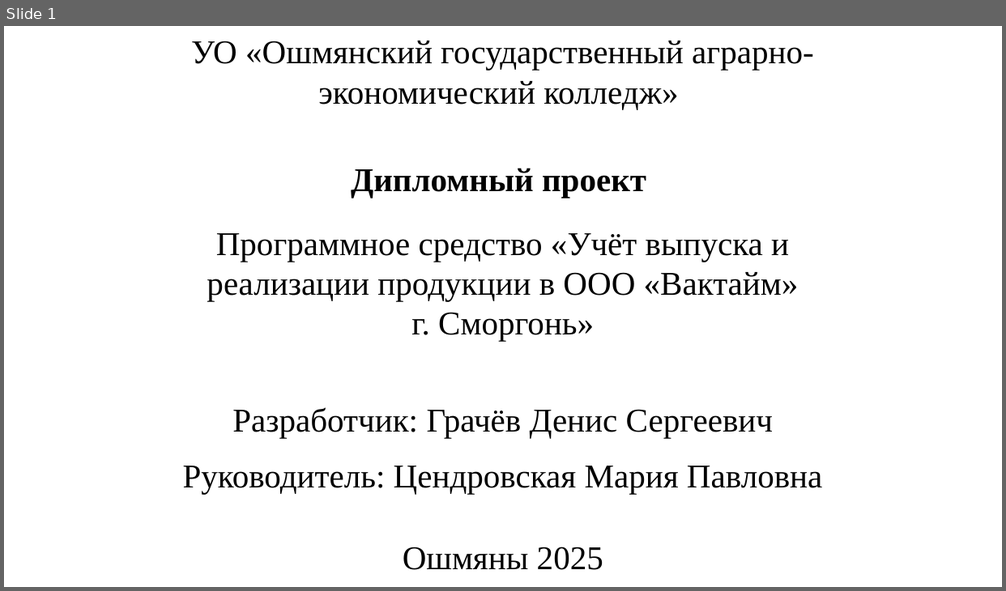
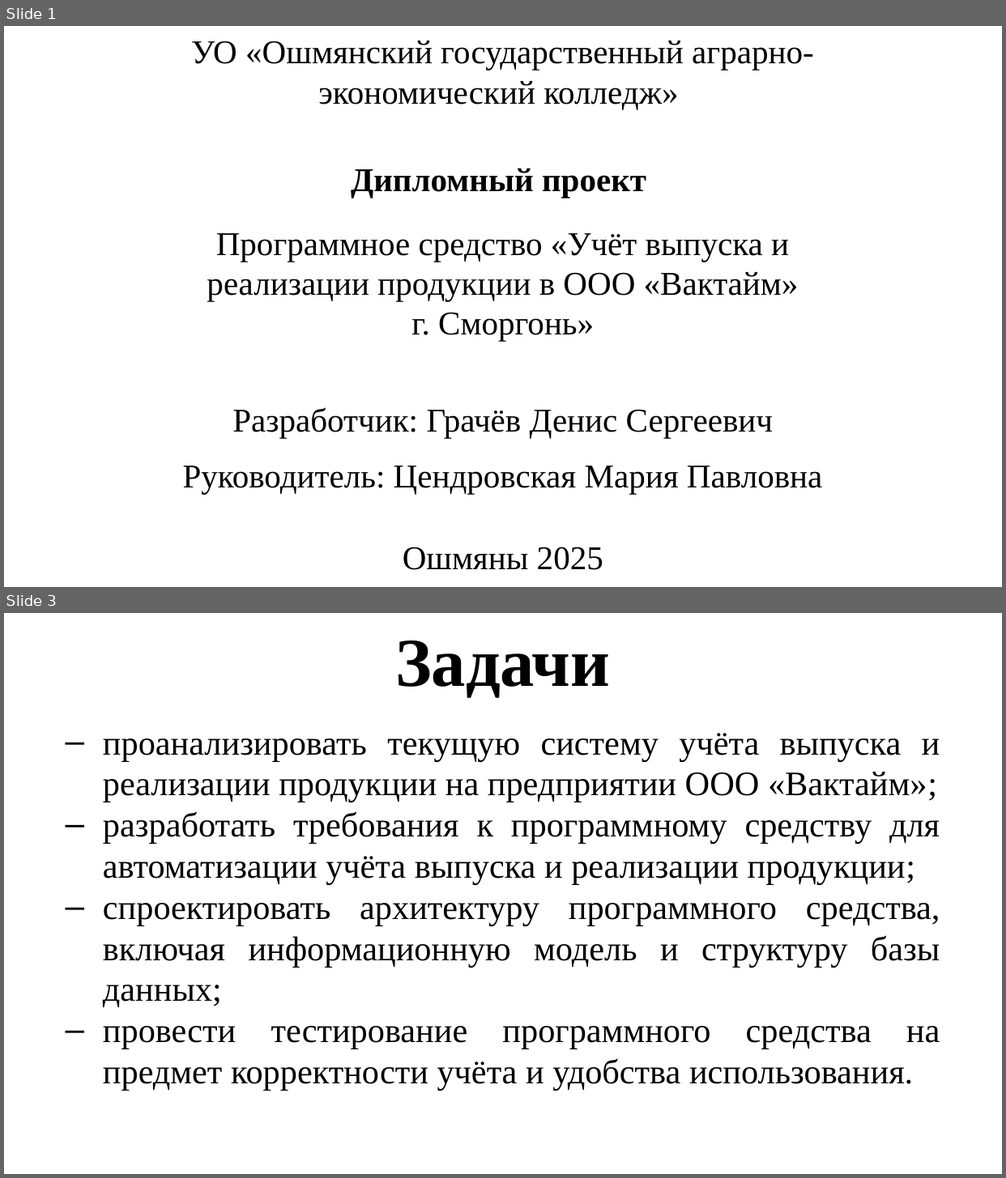
Before and after one commit to maldavan5916/VacTimeTP, a slide deck: Documentation/DIPLOM/Presentation.pptx. Shown one above the other, each under a label of ours: slide 1 before the commit, slides 1 and 3 after it; the slides between them are not shown. The pictures are 1006x591 and 1006x1178 pixels, drawn with LibreOffice and Linux fonts; fonts in the diff are those of the drawing. Boxes give left, top, right and bottom in pixels: in the first picture for what was removed or moved away, otherwise in the second. Text is boxed around its words. In the diff, an @@ line names an element or a change of style, - is before the commit and + after.

```diff
--- a/Documentation/DIPLOM/Presentation.pptx
+++ b/Documentation/DIPLOM/Presentation.pptx
@@ slide 3 added at (x1=4, y1=613, x2=1002, y2=1174), background #FFFFFF @@
@@ text added at (x1=395, y1=641, x2=610, y2=698), 66 pt, text #000000, bold @@
+Задачи
@@ text added at (x1=103, y1=733, x2=940, y2=1091), 33 pt, text #000000 @@
+‒ проанализировать текущую систему учёта выпуска и реализации продукции на предприятии ООО «Вактайм»;
+‒ разработать требования к программному средству для автоматизации учёта выпуска и реализации продукции;
+‒ спроектировать архитектуру программного средства, включая информационную модель и структуру базы данных;
+‒ провести тестирование программного средства на предмет корректности учёта и удобства использования.
```
Also in this commit, not shown: 10 slides changed, 1 other slide added, 2 slides removed, 1 other file.
